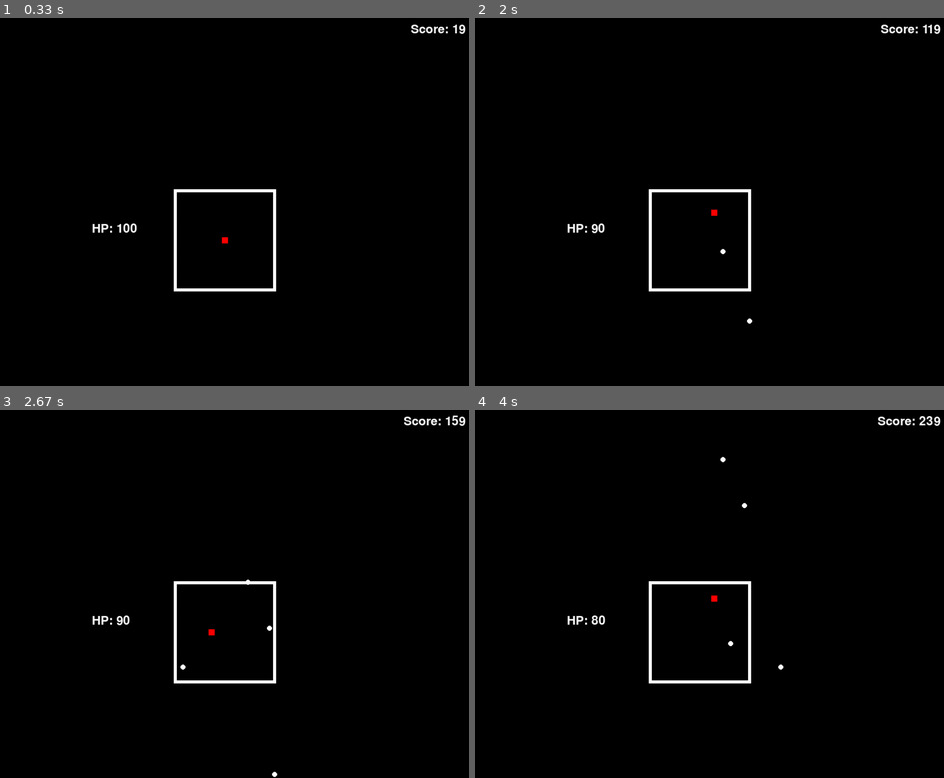
Above: before the commit, frames 1-4 (two rows, left to right).
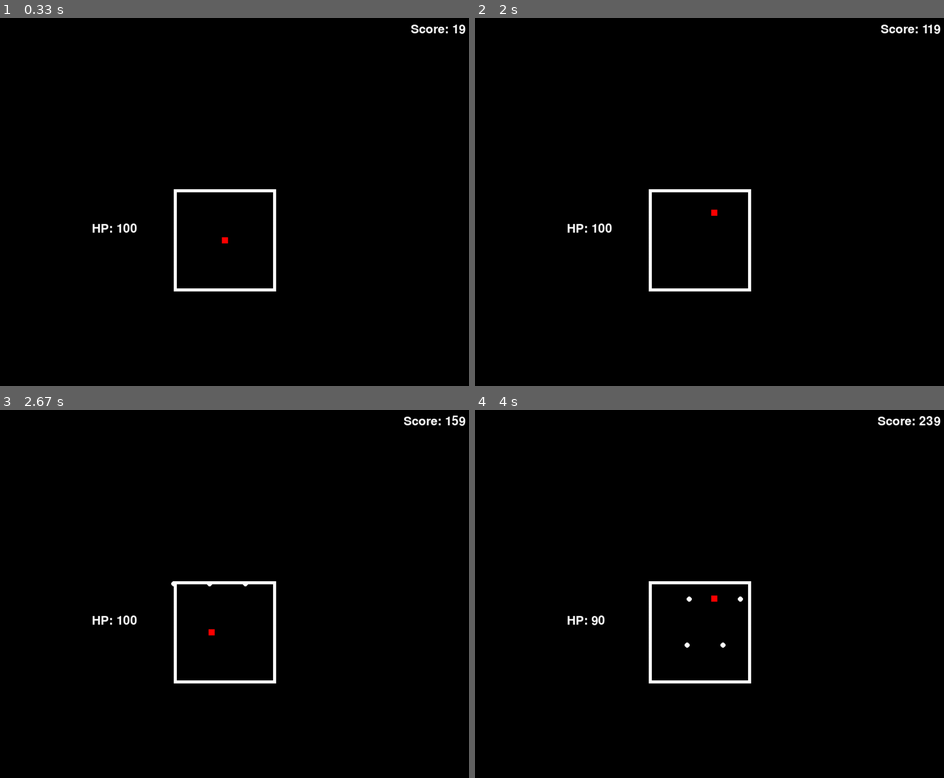
Above: after the commit, the same moments.

Repository: Adel-Rasul/Undertale-Pygame-project
Game: pygame game, started from pygame_project.py
Two runs of this game, one before a commit and one after it. Both use one fixed random seed, a clock stepped at 60 frames per second and the inputs below.
Inputs:
- Up to frame 1 (0.33 s): no input
- Up to frame 2 (2 s): hold Right 0.33-0.8 s; hold Up 0.83-1.13 s; hold Right 1.17-1.63 s; hold Left from 1.67 s (still down)
- Up to frame 3 (2.67 s): release Left at 2.2 s; hold Down 2.23-2.53 s; hold Left from 2.57 s (still down)
- Up to frame 4 (4 s): release Left at 2.97 s; hold Up 3-3.37 s; hold Right from 3.4 s (still down)

Frame 1 is identical in both runs. In frame 2, less than 0.1% of the frame differs, in the area x 24-60%, y 55-84%; in frame 3, 0.1%; in frame 4, 0.2%, in the area x 24-66%, y 12-71%.

Commit message:
Cleaned up code more and added more attacks.

Diff:
--- a/pygame_project.py
+++ b/pygame_project.py
@@ -26,78 +26,230 @@
         surface.blit(self.surface, self.rect)
 
 class Bullet:
-        def __init__(self, target_x, target_y, tier):
-            self.speed = 3
-            self.radius = 5
-            self.tier = tier
-            self.initialize_pos(target_x, target_y)
+        def __init__(self, x, y, vx, vy, radius=5):
+            #self.speed = 3
+            self.x = float(x)
+            self.y = float(y)
+            self.vx = vx
+            self.vy = vy
+            self.radius = radius
 
             self.surface = pygame.Surface((self.radius*2, self.radius*2), pygame.SRCALPHA)
             pygame.draw.circle(self.surface, (255, 255, 255), (self.radius,self.radius), self.radius)
             self.rect = self.surface.get_rect(center= (self.x,self.y))
-
-        def draw(self, surface):
-            surface.blit(self.surface, self.rect)
 
         def move(self):
             self.x+=self.vx
             self.y+=self.vy
             self.rect.center = (int(self.x), int(self.y))
 
-        def initialize_pos(self, target_x, target_y):
-            side = random.choice(["top","bottom","left","right"])
-            if side == "top":
-                self.x, self.y = random.randint(BOX_RECT.left, BOX_RECT.right), BOX_RECT.top-12
-            elif side == "bottom":
-                self.x, self.y = random.randint(BOX_RECT.left, BOX_RECT.right), BOX_RECT.bottom+12
-            elif side == "left":
-                self.x, self.y =  BOX_RECT.left-12, random.randint(BOX_RECT.top, BOX_RECT.bottom)
-            elif side == "right":
-                self.x, self.y =  BOX_RECT.right+12,random.randint(BOX_RECT.top, BOX_RECT.bottom)
-
-            if self.tier == 1:
-                self.wave_attack(side)
-            elif self.tier == 2:
-                self.tier2()
-            elif self.tier == 3:
-                self.homing_attack(target_x, target_y)
-
-        def wave_attack(self, side):
-            if side == "top":
-
-                self.vx = 0
-                self.vy = self.speed
-            elif side == "bottom":
-
-                self.vx = 0
-                self.vy = -self.speed
-            elif side == "left":
-
-                self.vx = self.speed
-                self.vy = 0
-            elif side == "right":
-
-                self.vx = -self.speed
-                self.vy = 0
-
-        def tier2(self):
-            pass
-
-        def homing_attack(self, target_x, target_y):
-            angle = math.atan2(target_y - self.y, target_x - self.x)
-            self.vx = math.cos(angle) * self.speed
-            self.vy = math.sin(angle) * self.speed
+        def draw(self, surface):
+            surface.blit(self.surface, self.rect)
+
+class OscillatingBullet(Bullet):
+    def __init__(self, x, y, vx, vy, amplitude=20, frequency=0.1, radius=5):
+        super().__init__(x,y,vx,vy, radius)
+
+        self.base_x = float(x)
+        self.base_y = float(y)
+
+        self.amplitude = amplitude
+        self.frequency = frequency
+        self.time = 0
+
+        self.forward_angle = math.atan2(vy,vx)
+        self.perp_angle = self.forward_angle + (math.pi / 2)
+
+    def move(self):
+        self.time +=1
+        self.base_x += self.vx
+        self.base_y += self.vy
+
+        wave_offset = math.sin(self.time * self.frequency) * self.amplitude
+
+        self.x = self.base_x + math.cos(self.perp_angle) * wave_offset
+        self.y = self.base_y + math.sin(self.perp_angle) * wave_offset
+
+        self.rect.center = (int(self.x), int(self.y))
+
+class Bomb:
+    def __init__(self, x, y, vx, vy, fuse_frames = 120, shrapnel_count = 12, shrapnel_speed=3, radius=8):
+        self.x = x
+        self.y = y
+        self.vx = vx
+        self.vy = vy
+        self.fuse_timer = fuse_frames
+        self.shrapnel_count = shrapnel_count
+        self.shrapnel_speed = shrapnel_speed
+        self.radius = radius
+
+        self.active = True
+        self.has_exploded = False
+        self.rect = pygame.Rect(x-self.radius, y-self.radius, 16, 16)
+
+    def update(self, player_rect):
+        if not self.active:
+            return
+
+        self.x += self.vx
+        self.y += self.vy
+
+        self.vx *= 0.96
+        self.vy *= 0.96
+
+        self.rect.center = (int(self.x), int(self.y))
+
+        self.fuse_timer -= 1
+        player_collide = self.rect.colliderect(player_rect)
+
+        if self.fuse_timer <= 0 or player_collide:
+            self.has_exploded = True
+            self.active = False
+
+    def explode(self):
+        exploded_bullets = []
+        angle_increment = (2*math.pi) / self.shrapnel_count
+
+        for i in range(self.shrapnel_count):
+            angle = i* angle_increment
+            vx = math.cos(angle) * self.shrapnel_speed
+            vy = math.sin(angle) * self.shrapnel_speed
+            exploded_bullets.append(Bullet(self.x, self.y, vx, vy, radius=4))
+        return exploded_bullets
+
+    def draw(self, surface):
+        pygame.draw.circle(surface, (255,255,255), (int(self.x), int(self.y)), self.radius)
+
+        if self.vx <= 0.3 and self.vy <=0.3:
+            flash= (255,0,0) if (self.fuse_timer // 6) % 2 == 0 else (255,165,0)
+            pygame.draw.circle(surface, flash, (int(self.x), int(self.y)), self.radius)
+
 
 class Enemy:
-    def __init__(self):
-        pass
-
-    def bullet_attacks(self):
-        def wave():
-            pass
-
-        def homing():
-            pass
+    def __init__(self,player, name="Boss",hp=100):
+        self.name = name
+        self.hp = hp
+        self.timer = 0
+        self.current_attack = ""
+        self.player = player
+
+    def create_straight_bullet(self, x, y, vx, vy):
+        return Bullet(x, y, vx, vy)
+
+    def create_targeted_bullet(self, x, y, speed=3):
+        tx, ty = self.player.rect.centerx, self.player.rect.centery
+        angle = math.atan2(ty - y, tx - x)
+        return Bullet(x,y, math.cos(angle)*speed, math.sin(angle)*speed)
+
+    def create_oscillating_bullet(self, x, y, vx, vy, amplitude=25, frequency=0.12):
+        return OscillatingBullet(x, y, vx, vy, amplitude=amplitude, frequency=frequency)
+
+    def pick_side(self):
+        side = random.choice(["top","bottom","left","right"])
+        if side == "top":
+            return random.randint(BOX_RECT.left, BOX_RECT.right), BOX_RECT.top-12
+        elif side == "bottom":
+            return  random.randint(BOX_RECT.left, BOX_RECT.right), BOX_RECT.bottom+12
+        elif side == "left":
+            return  BOX_RECT.left-12, random.randint(BOX_RECT.top, BOX_RECT.bottom)
+        elif side == "right":
+            return  BOX_RECT.right+12,random.randint(BOX_RECT.top, BOX_RECT.bottom)
+
+    def wave_barrage_attack(self):
+        '''Spawn 5 waves of 4 bullets in intervals of 15 frames'''
+        bullets = []
+
+        if self.timer % 15 == 0 and self.timer <= 75:
+            gap_x = random.randint(BOX_RECT.left + 40, BOX_RECT.right - 40)
+            for x in range(BOX_RECT.left +20, BOX_RECT.right, 35):
+                if abs(x-gap_x) > 30:
+                    bullets.append(self.create_straight_bullet(x, BOX_RECT.top -10, 0, 3))
+        return bullets
+
+    def targeted_bursts_attack(self):
+        bullets = []
+
+        if self.timer in [10, 30, 50, 70]:
+            spawn_x = random.choice([BOX_RECT.left - 10, BOX_RECT.right + 10])
+            spawn_y = BOX_RECT.top - 10
+            bullets.append(self.create_targeted_bullet(spawn_x, spawn_y, speed=4))
+        return bullets
+
+    def targeted_random_attack(self):
+        bullets = []
+
+        if self.timer % 20 == 0 and self.timer <= 260:
+            spawn_x, spawn_y = self.pick_side()
+
+            bullets.append(self.create_targeted_bullet(spawn_x, spawn_y))
+        return bullets
+
+    def triple_oscillating_attck(self):
+        bullets = []
+        if self.timer == 30:
+            for spawn_x in [BOX_RECT.left +30, BOX_RECT.centerx, BOX_RECT.right-30]:
+                bullets.append(self.create_oscillating_bullet(x = spawn_x,y = BOX_RECT.top - 10, vx = 0, vy = 1.5, amplitude=30, frequency=0.15))
+        if self.timer == 90:
+            for spawn_x in [BOX_RECT.left +50, BOX_RECT.right-50]:
+                bullets.append(self.create_oscillating_bullet(x = spawn_x,y = BOX_RECT.top - 10, vx = 0, vy = 1.5, amplitude=30, frequency=0.15))
+
+        return bullets
+
+    def conga_oscillating_attack(self):
+        bullets = []
+        if self.timer == 1:
+            self.current_spawn_x = random.randint(BOX_RECT.left +30,BOX_RECT.right-30)
+        if self.timer%10 == 0 and self.timer <= 150:
+            bullets.append(self.create_oscillating_bullet(x = self.current_spawn_x,y = BOX_RECT.top - 10, vx = 0, vy = 1.5, amplitude=30, frequency=0.15))
+
+        return bullets
+
+    def mine_attack(self):
+        bombs = []
+
+        if self.timer in [10,70,160]:
+            x = random.randint(BOX_RECT.left+30,BOX_RECT.right-30)
+            vy = random.randint(2,8)
+            shrapnel_count = random.randint(8,12)
+            bombs.append(Bomb(x=x,y=BOX_RECT.top - 10,vx=0,vy=vy,fuse_frames=120,shrapnel_count=shrapnel_count))
+        return bombs
+
+    def update(self):
+        new_bullets = []
+        new_bombs = []
+        self.timer +=1
+        if self.current_attack == "":
+            attack_length = 120
+
+        elif self.current_attack == "targeted_bursts_attack":
+            new_bullets = self.targeted_bursts_attack()
+            attack_length = 110
+
+        elif self.current_attack == "wave_barrage_attack":
+            new_bullets = self.wave_barrage_attack()
+            attack_length = 120
+
+        elif self.current_attack == "targeted_random_attack":
+            new_bullets = self.targeted_random_attack()
+            attack_length = 300
+
+        elif self.current_attack == "triple_oscillating_attck":
+            new_bullets = self.triple_oscillating_attck()
+            attack_length = 210
+        elif self.current_attack == "conga_oscillating_attack":
+            new_bullets = self.conga_oscillating_attack()
+            attack_length = 210
+        elif self.current_attack == "mine_attack":
+            new_bombs = self.mine_attack()
+            attack_length = 300
+
+        if self.timer >= attack_length:
+            attacks = ["targeted_bursts_attack","wave_barrage_attack","targeted_random_attack","triple_oscillating_attck","conga_oscillating_attack","mine_attack"]
+            self.current_attack = random.choice(attacks)
+            print("RESET", self.current_attack)
+            self.timer = 0
+
+        return new_bullets, new_bombs
 
 class Game():
     def __init__(self):
@@ -105,7 +257,7 @@
         pygame.display.set_caption("Undertale-Type Game")
         self.clock = pygame.time.Clock()
 
-        self.window = pygame.display.set_mode((WIDTH,HEIGHT))
+        self.window = pygame.display.set_mode((WIDTH, HEIGHT))
         window_rect = pygame.Rect(0,0,self.window.get_width(),self.window.get_height())
         BOX_RECT.center = (window_rect.center[0], window_rect.center[1]+75)
         self.box_rect = BOX_RECT
@@ -113,8 +265,9 @@
         self.game_font = pygame.font.Font(None, 36)
 
         self.player = PlayerSprite(self.box_rect.centerx, self.box_rect.centery)
+        self.current_enemy = Enemy(self.player)
         self.bullets = []
-        self.bullet_tier = 0
+        self.bombs = []
         self.timer = 0
         self.score = 0
 
@@ -151,34 +304,32 @@
         self.player.rect.clamp_ip(self.inner_box)
 
     def update(self):
-        self.timer+=1
-        self.score += 1
-
-        if self.score < 1800:
-            self.bullet_tier = 1
-        elif self.score >= 1800 and self.score <3600:
-            self.bullet_tier = 3
-        elif self.score >= 3600:
-            self.bullet_tier = 3
-
-        if self.timer >= 30:
-            self.bullets.append(Bullet(self.player.rect.centerx, self.player.rect.centery, self.bullet_tier))
-            self.timer = 0
-
-        # Dealing with Bullets
+        new_bullets, new_bombs = self.current_enemy.update()
+        self.bullets.extend(new_bullets)
+        self.bombs.extend(new_bombs)
+
         remaining_bullets = []
         for b in self.bullets:
             b.move()
 
             if b.rect.colliderect(self.player.rect):
-                self.player.hp -= 10
-                print("HIT HP:",self.player.hp)
-
-            elif (0 < b.x < WIDTH and 0 < b.y < HEIGHT):
+                self.player.hp -=10
+                print("HIT! Player HP:", self.player.hp)
+            elif (BOX_RECT.left - 50 < b.x <BOX_RECT.right + 50) and (BOX_RECT.top -50 < b.y < BOX_RECT.bottom):
                 remaining_bullets.append(b)
-
         self.bullets = remaining_bullets
 
+        remaining_bombs = []
+        for bomb in self.bombs:
+            bomb.update(self.player.rect)
+
+            if bomb.has_exploded:
+                self.bullets.extend(bomb.explode())
+            elif (BOX_RECT.left - 50 < bomb.x < BOX_RECT.right + 50) and (BOX_RECT.top - 50 < bomb.y < BOX_RECT.bottom + 50):
+                remaining_bombs.append(bomb)
+        self.bombs = remaining_bombs
+
+        self.score+=1
 
     def render(self):
         self.window.fill((0,0,0))
@@ -190,6 +341,9 @@
         #Other Sprite Rendering
         for b in self.bullets:
             b.draw(self.window)
+
+        for bomb in self.bombs:
+            bomb.draw(self.window)
 
         #UI Text
         hp = self.game_font.render(f"HP: {self.player.hp}", True, (255, 255, 255))
